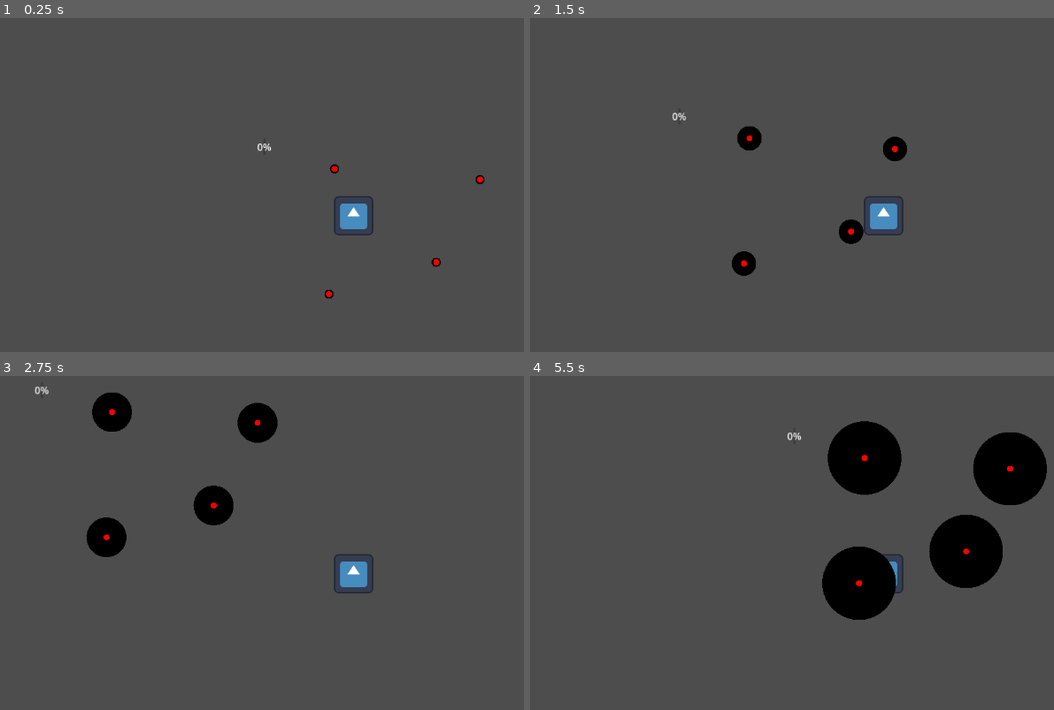
Above: before the commit, frames 1-4 (two rows, left to right).
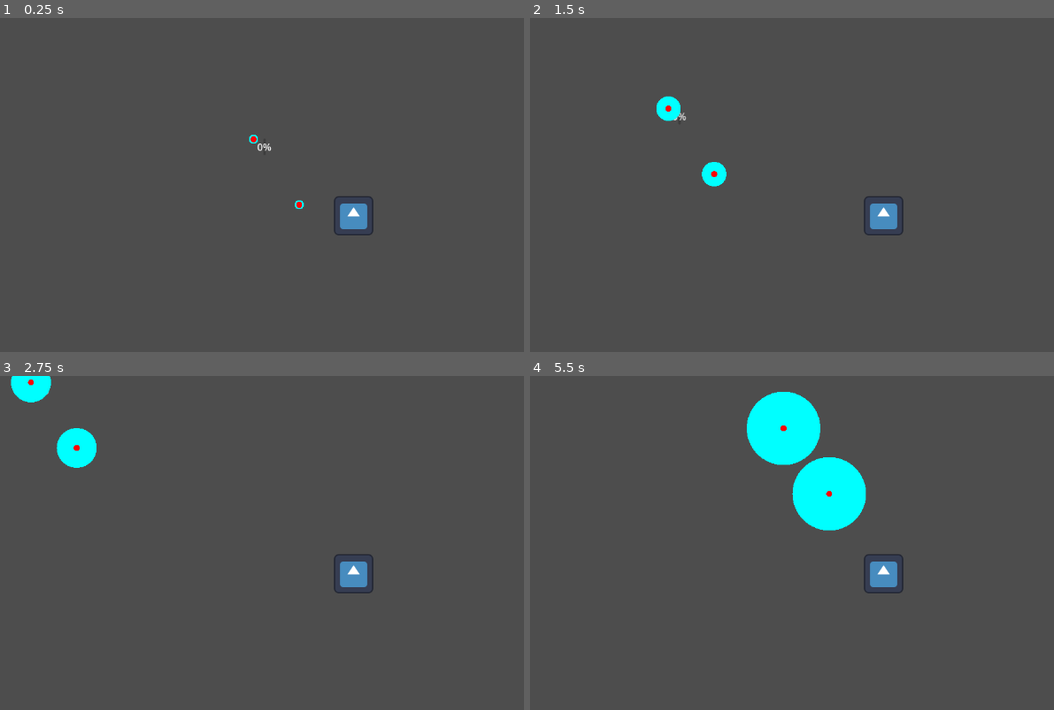
Above: after the commit, the same moments.

Repository: Danco21/Pirate-Software-Game-Jam-2024-Redux
Game: Godot game, scene res://world_test.tscn
Two runs of this game, one before a commit and one after it. Both use one fixed random seed, a clock stepped at 60 frames per second and the inputs below. The engine's default icon, where the game draws it, is replaced by a stand-in: a white triangle on a blue panel in a dark square.
Inputs:
- Up to frame 1 (0.25 s): no input
- Up to frame 2 (1.5 s): hold Right (ui_right) 0.53-1.28 s; hold Down (ui_down) from 1.28 s (still down)
- Up to frame 3 (2.75 s): release Down (ui_down) at 2.03 s; hold Right (ui_right) from 2.03 s (still down)
- Up to frame 4 (5.5 s): release Right (ui_right) at 2.78 s; hold Up (ui_up) 2.78-3.53 s; hold Left (ui_left) 3.53-5.03 s; hold Down (ui_down) from 5.03 s (still down)

The runs differ from the first frame. In frame 1, 0.2% of the frame differs, in the area x 47-93%, y 34-84%; in frame 2, 1.7%; in frame 3, 4.1%; in frame 4, 14%, in the area x 41-99%, y 4-74%.

Commit message:
New enemy detection script
Set up new script for the test enemy. Added a second enemy node to the test scene to capture behavior of collision detection

Diff:
--- /dev/null
+++ b/test_enemy_detection.gd
@@ -0,0 +1,40 @@
+extends Node2D
+# get collision node, but only when node tree is ready
+@onready var collision = $EnemyRadius/EnemyRadiusCollision
+# check variables
+var enterValue
+var check
+# starting enemy detection and origin circle
+var radius_size = 10
+var radius_origin = 10
+
+const GROWTH_RATE = 20
+
+# draw sprite for detection circle and origin circle
+func _draw()->void:
+	draw_circle(Vector2(0,0), radius_size, Color.AQUA)
+	draw_circle(Vector2(0,0), radius_origin, Color.RED)
+
+# starting radius value of the collision circle
+#func _ready():
+	#pass
+	#collision.shape.radius = 10
+
+func _process(delta):
+	# grow radius of shape drawn on screen
+	radius_size += delta * GROWTH_RATE
+	# grow radius of collision
+	collision.shape.radius += delta * GROWTH_RATE
+	queue_redraw()
+
+# test for player sprite entering enemy detection area
+func _on_enemy_radius_body_entered(body):
+	print("player sprite entered enemy radius")
+	print("node collision radius=", collision.shape.radius)
+	print("drawn shape radius=",radius_size)
+	check = true
+
+# test for player sprite leaving enemy detection area
+func _on_enemy_radius_body_exited(body):
+	check = false
+	print("exited")
--- a/test_enemy_detection.tscn
+++ b/test_enemy_detection.tscn
@@ -1,11 +1,11 @@
 [gd_scene load_steps=3 format=3 uid="uid://wlhmj6t6venr"]
 
-[ext_resource type="Script" path="res://EnemyCircle.gd" id="1_6n0kf"]
+[ext_resource type="Script" path="res://test_enemy_detection.gd" id="1_0kd46"]
 
 [sub_resource type="CircleShape2D" id="CircleShape2D_qme8m"]
 
 [node name="EnemyCircle" type="Node2D" groups=["enemies"]]
-script = ExtResource("1_6n0kf")
+script = ExtResource("1_0kd46")
 
 [node name="EnemyRadius" type="Area2D" parent="."]
 modulate = Color(1, 0.439216, 1, 1)
@@ -16,12 +16,5 @@
 shape = SubResource("CircleShape2D_qme8m")
 debug_color = Color(0.552941, 0.25098, 0.54902, 1)
 
-[node name="EnemyOriginRadius" type="Area2D" parent="."]
-metadata/_edit_group_ = true
-
-[node name="EnemyOriginCollision" type="CollisionShape2D" parent="EnemyOriginRadius"]
-shape = SubResource("CircleShape2D_qme8m")
-
 [connection signal="body_entered" from="EnemyRadius" to="." method="_on_enemy_radius_body_entered"]
 [connection signal="body_exited" from="EnemyRadius" to="." method="_on_enemy_radius_body_exited"]
-[connection signal="body_entered" from="EnemyOriginRadius" to="." method="_on_enemy_origin_radius_body_entered"]
--- a/world_test.tscn
+++ b/world_test.tscn
@@ -2,13 +2,10 @@
 
 [ext_resource type="PackedScene" uid="uid://dkheri4bg7o52" path="res://player_character.tscn" id="1_cm3af"]
 [ext_resource type="Script" path="res://world_test.gd" id="1_lml3o"]
-[ext_resource type="PackedScene" uid="uid://doj6n00yl723f" path="res://enemy_circle.tscn" id="2_6p5m6"]
+[ext_resource type="PackedScene" uid="uid://wlhmj6t6venr" path="res://test_enemy_detection.tscn" id="3_7komn"]
 
 [node name="WorldTest" type="Node2D"]
 script = ExtResource("1_lml3o")
-
-[node name="EnemyCircle" parent="." instance=ExtResource("2_6p5m6")]
-position = Vector2(264, 97)
 
 [node name="PlayerCharacter" parent="." instance=ExtResource("1_cm3af")]
 position = Vector2(326, 252)
@@ -22,13 +19,9 @@
 value = 1.0
 metadata/_edit_use_anchors_ = true
 
-[node name="EnemyCircle2" parent="." instance=ExtResource("2_6p5m6")]
-position = Vector2(595, 402)
+[node name="EnemyCircle" parent="." instance=ExtResource("3_7komn")]
+position = Vector2(149, 214)
 
-[node name="EnemyCircle3" parent="." instance=ExtResource("2_6p5m6")]
-position = Vector2(738, 132)
-
-[node name="EnemyCircle4" parent="." instance=ExtResource("2_6p5m6")]
-position = Vector2(246, 506)
+[node name="EnemyCircle2" parent="." instance=ExtResource("3_7komn")]
 
 [connection signal="child_entered_tree" from="PlayerCharacter" to="." method="_on_player_character_child_entered_tree"]
